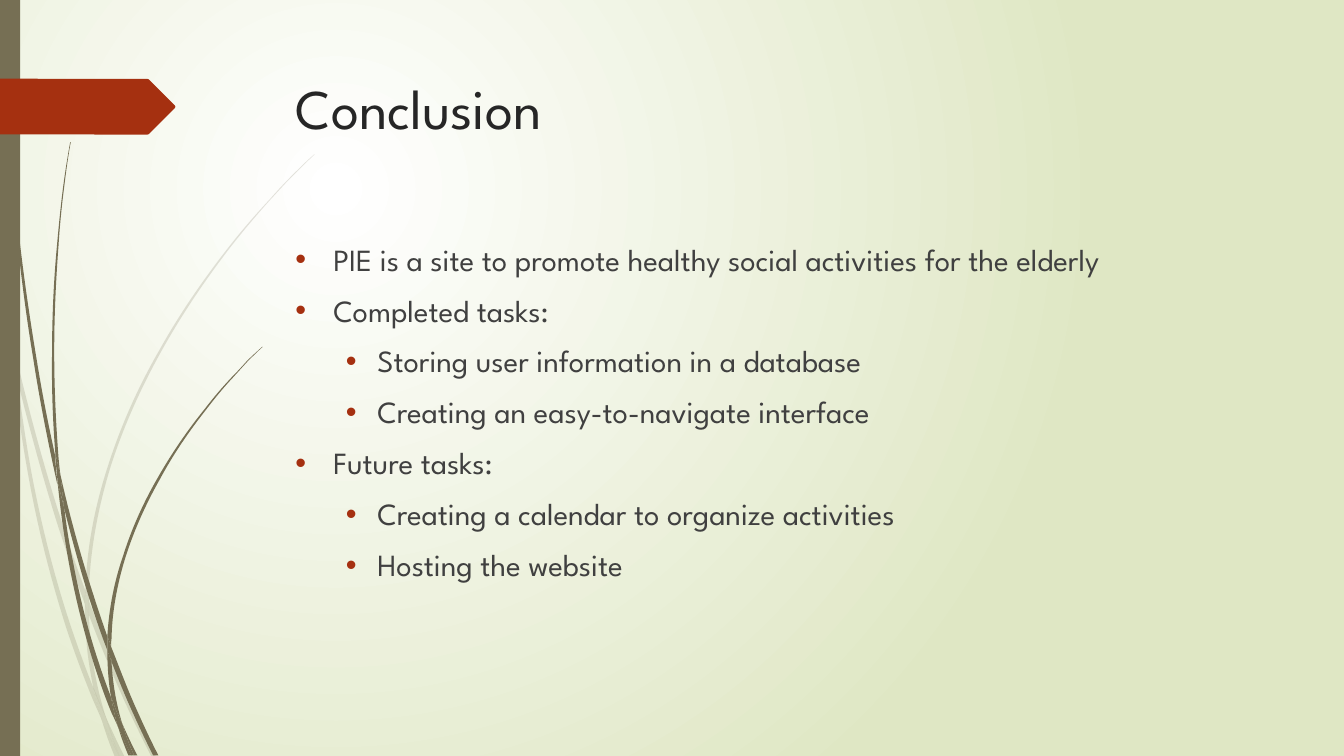
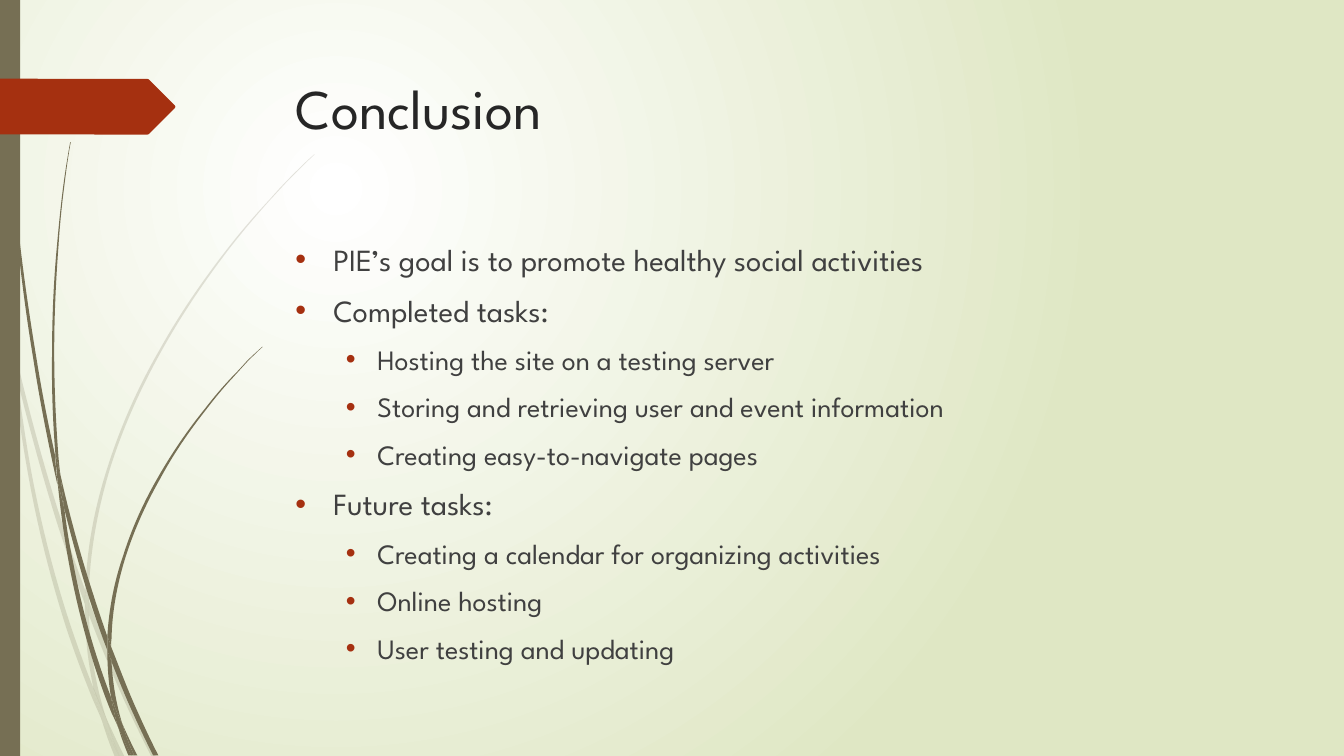
Before and after one commit to cs480GroupCAKE/PIEWebsite, a slide deck: slide 12 of Presentation/Presentation Two/PresentationRevised.pptx. Drawn at 1344x756 pixels with LibreOffice and Linux fonts; fonts in the diff are those of the drawing. Boxes give left, top, right and bottom in pixels: in the first picture for what was removed or moved away, otherwise in the second. Text is boxed around its words. In the diff, an @@ line names an element or a change of style, - is before the commit and + after.

Commit message:
Added conclusion to iteration 3 presentation

```diff
--- a/Presentation/Presentation Two/PresentationRevised.pptx
+++ b/Presentation/Presentation Two/PresentationRevised.pptx
@@ text at [333,250,924,278]: text changed @@
-• PIE is a site to promote healthy social activities for the elderly
+• PIE’s goal is to promote healthy social activities
@@ text at [377,350,944,471]: text changed; size 22 to 20 pt @@
-  • Storing user information in a database
-  • Creating an easy-to-navigate interface
+  • Hosting the site on a testing server
+  • Storing and retrieving user and event information
+  • Creating easy-to-navigate pages
@@ text at [377,544,881,665]: text changed; size 22 to 20 pt @@
-  • Creating a calendar to organize activities
-  • Hosting the website
+  • Creating a calendar for organizing activities
+  • Online hosting
+  • User testing and updating
```
